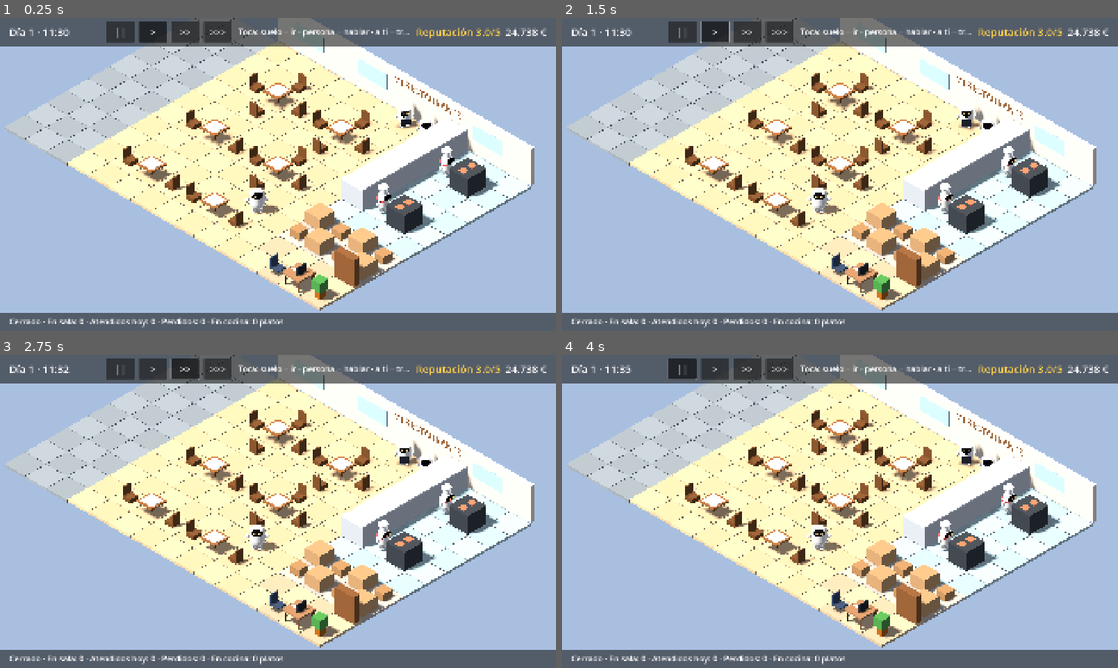
Above: before the commit, frames 1-4 (two rows, left to right).
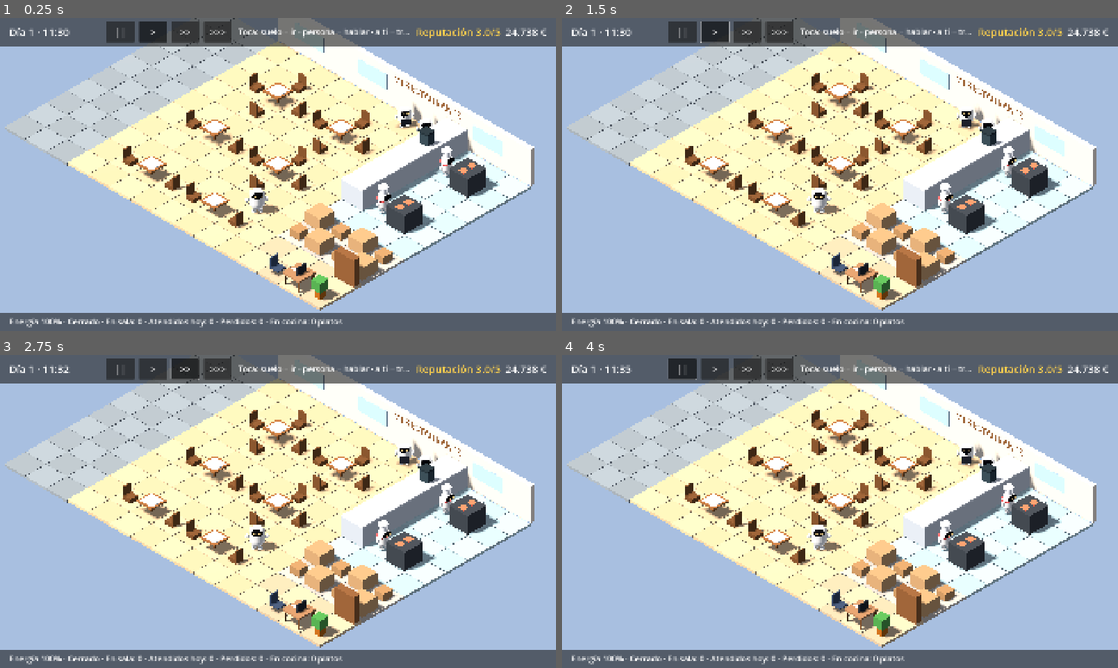
Above: after the commit, the same moments.

Repository: Fercho-93/Gestion_Restaurante
Game: Godot game, scene res://scenes/main/main.tscn
Two runs of this game, one before a commit and one after it. Both use one fixed random seed, a clock stepped at 60 frames per second and the inputs below.
Inputs:
- Up to frame 1 (0.25 s): no input
- Up to frame 2 (1.5 s): click "||" at 0.5 s; click ">" at 1.25 s
- Up to frame 3 (2.75 s): click ">>" at 2 s
- Up to frame 4 (4 s): click ">>>" at 2.75 s; click "||" at 3.5 s

The runs differ from the first frame. In frame 1, 0.8% of the frame differs, in the area x 1-80%, y 34-99%; in frame 2, 0.8%; in frame 3, 0.8%; in frame 4, 0.8%.

Commit message:
Cansancio del gestor y cafetera
El gestor tiene energía: baja con el día, más andando y mucho más
trabajando. Por debajo de la mitad va más lento y trata peor; agotado no
puede trabajar. La cafetera de la barra la recupera (tocarla o desde el
diálogo consigo mismo) y la noche la repone. Se le nota en la cara y se
muestra abajo en pantalla.

Co-Authored-By: Claude Opus 5.5 <noreply@anthropic.com>
Claude-Session: https://claude.ai/code/session_01RaC8gh2ZAzYGHrEh2JUJL9

Diff:
--- a/game/data/restaurant_start.json
+++ b/game/data/restaurant_start.json
@@ -14,7 +14,8 @@
 			{ "nombre": "Despacho", "rect": [8, 8, 4, 2], "color": "d9bf9b" }
 		],
 		"objetos": [
-			{ "id": "ordenador", "nombre": "Ordenador", "celda": [10, 9], "uso": [9, 9] }
+			{ "id": "ordenador", "nombre": "Ordenador", "celda": [10, 9], "uso": [9, 9] },
+			{ "id": "cafetera", "nombre": "Cafetera", "celda": [8, 1], "uso": [7, 1], "sentado": false }
 		],
 		"mesas": [
 			{ "celda": [2, 2], "plazas": 4 },
--- a/game/scenes/world3d/restaurant_world.gd
+++ b/game/scenes/world3d/restaurant_world.gd
@@ -274,19 +274,26 @@
 	_wave_left -= delta * maxf(1.0, Game.clock.speed)
 	var m := sim.manager
 	_gestor.position = to_world(m.mover.pos)
-	_gestor.eyes = Bot.Eyes.FELIZ
 	if m.mover.is_moving() and not m.mover.blocked:
 		_gestor.pose = Bot.Pose.ANDANDO
 		_gestor.face_direction(to_world(m.mover.facing))
 	elif m.state == Manager.State.USANDO:
-		_gestor.pose = Bot.Pose.SENTADO
 		var cell: Vector2i = sim.layout.objects[m.using]["celda"]
+		_gestor.pose = Bot.Pose.SENTADO if sim.layout.objects[m.using]["sentado"] else Bot.Pose.DE_PIE
 		_gestor.face_direction(to_world(Vector2(cell)) - _gestor.position)
 	elif m.state == Manager.State.TRABAJANDO:
 		_pose_for_task(_gestor, m.mover, m.task)
 	else:
 		_gestor.pose = Bot.Pose.DE_PIE
-	_gestor.carrying = m.task.get("tipo", "") == "servir" and m.task.get("fase", "") == "ir_mesa"
+	_gestor.carrying = (m.task.get("tipo", "") == "servir" and m.task.get("fase", "") == "ir_mesa") \
+			or (m.state == Manager.State.USANDO and m.using == "cafetera")
+	# El cansancio se le nota en la cara.
+	if m.energy < 20.0:
+		_gestor.eyes = Bot.Eyes.CERRADOS
+		_gestor.set_thought("Zzz", Color("90a4ae"))
+	else:
+		_gestor.eyes = Bot.Eyes.NORMAL if m.energy < 50.0 else Bot.Eyes.FELIZ
+		_gestor.set_thought("")
 	_gestor.waving = _wave_left > 0.0 and m.state == Manager.State.LIBRE
 
 
@@ -384,6 +391,7 @@
 			mat.emission_enabled = true
 			mat.emission = Color("e2553b")
 	_build_office()
+	_build_coffee_machine()
 	for zone in layout.zones:
 		if not zone["bloqueada"]:
 			continue
@@ -394,6 +402,21 @@
 					_box(Vector3(0.7, 0.5, 0.7), Vector3(x, 0.25, y), Color("c49a6c"))
 				else:
 					_box(Vector3(0.45, 0.3, 0.45), Vector3(x, 0.15, y), Color("b5885a"))
+
+
+## Cafetera sobre la barra, con su lucecita y una taza.
+func _build_coffee_machine() -> void:
+	if not sim.layout.objects.has("cafetera"):
+		return
+	var c: Vector2i = sim.layout.objects["cafetera"]["celda"]
+	var base := Vector3(c.x, 0.85, c.y)
+	_box(Vector3(0.4, 0.42, 0.34), base + Vector3(0.05, 0.21, 0), Color("37474f"))
+	_box(Vector3(0.42, 0.06, 0.36), base + Vector3(0.05, 0.45, 0), Color("263238"))
+	var light := _box(Vector3(0.04, 0.04, 0.04), base + Vector3(-0.16, 0.34, 0.1), Color("ef5350"))
+	var mat := light.material_override as StandardMaterial3D
+	mat.emission_enabled = true
+	mat.emission = Color("ef5350")
+	_box(Vector3(0.1, 0.1, 0.1), base + Vector3(-0.2, 0.05, -0.05), Color("fafafa"))
 
 
 ## Despacho: mesa con ordenador, silla del gestor, estantería y planta.
--- a/game/simulation/conversation.gd
+++ b/game/simulation/conversation.gd
@@ -44,6 +44,8 @@
 	var e = target["entity"]
 	var list := []
 	if e is Manager:
+		if e.energy < 90.0:
+			list.append({ "id": "cafe", "texto": "Ir a tomar un café", "trabajo": true })
 		if e.covering != "sala":
 			list.append({ "id": "cubrir_sala", "texto": "Ponerme a atender mesas", "trabajo": true })
 		if e.covering != "limpieza":
@@ -93,12 +95,13 @@
 static func opening(target: Dictionary, sim: RestaurantSim) -> String:
 	var e = target["entity"]
 	if e is Manager:
+		var tired := "" if e.energy >= 70.0 else " (Estoy %s.)" % e.energy_word()
 		match e.covering:
 			"sala":
-				return "Estoy atendiendo mesas. ¿Sigo o hago otra cosa?"
+				return "Estoy atendiendo mesas. ¿Sigo o hago otra cosa?" + tired
 			"limpieza":
-				return "Estoy limpiando el local. ¿Sigo o hago otra cosa?"
-		return "¿Qué hago ahora?"
+				return "Estoy limpiando el local. ¿Sigo o hago otra cosa?" + tired
+		return "¿Qué hago ahora?" + tired
 	if e is StaffMember:
 		var mood_hint := "" if e.moral >= 40.0 else " (Se le ve cansado.)"
 		if e.puesto == StaffMember.ROLE_COOK:
@@ -139,6 +142,9 @@
 	var e = target["entity"]
 	if e is Manager:
 		match option_id:
+			"cafe":
+				sim.order_manager_use("cafetera")
+				return "Un cafecito y como nuevo."
 			"cubrir_sala":
 				sim.set_manager_covering("sala")
 				return "Manos a la obra: a atender mesas."
--- a/game/simulation/manager.gd
+++ b/game/simulation/manager.gd
@@ -32,6 +32,11 @@
 var covering := ""
 ## Trato con los clientes: el jefe suele caer bien.
 var trato := 80.0
+## Energía de 0 a 100: baja con el día (más andando y trabajando); el café y la noche la
+## recuperan. Por debajo de 50 va más lento y trata peor; a 0 está agotado.
+var energy := 100.0
+## Minutos que le quedan tomándose el café.
+var coffee_left := 0.0
 ## Textos para describir la orden actual (los pone quien da la orden).
 var talk_name := ""
 var walk_zone := ""
@@ -114,13 +119,27 @@
 	return {}
 
 
-## Rapidez al trabajar (como la de un camarero).
+## Rapidez al trabajar (como la de un camarero): baja con el cansancio.
 func speed_factor() -> float:
-	return 1.1
+	return 1.1 * (0.6 + 0.4 * clampf(energy / 50.0, 0.0, 1.0))
 
 
 func effective_trato() -> float:
-	return trato
+	return trato * (0.7 + 0.3 * clampf(energy / 50.0, 0.0, 1.0))
+
+
+func exhausted() -> bool:
+	return energy <= 0.0
+
+
+func energy_word() -> String:
+	if energy >= 70.0:
+		return "con energía"
+	if energy >= 40.0:
+		return "algo cansado"
+	if energy > 0.0:
+		return "muy cansado"
+	return "agotado"
 
 
 func describe() -> String:
@@ -130,12 +149,16 @@
 		State.ANDANDO:
 			if target_object == "ordenador":
 				return "Yendo al ordenador"
+			if target_object == "cafetera":
+				return "Yendo a por un café"
 			if not talk_target.is_empty():
 				return "Yendo a hablar con " + talk_name if talk_name != "" else "Yendo a hablar"
 			if blocked_time > 0.0:
 				return "Esperando a que le dejen pasar"
 			return "Yendo a " + walk_zone if walk_zone != "" else "Andando"
 		State.USANDO:
+			if using == "cafetera":
+				return "Tomándose un café"
 			return "En el ordenador" if using == "ordenador" else "Usando " + using
 		State.HABLANDO:
 			return "Hablando con " + talk_name if talk_name != "" else "Hablando"
--- a/game/simulation/restaurant_layout.gd
+++ b/game/simulation/restaurant_layout.gd
@@ -67,7 +67,8 @@
 		waiter_homes.append(v2i(c))
 	manager_home = v2i(d["puesto_gestor"])
 	for o in d.get("objetos", []):
-		objects[o["id"]] = { "nombre": o["nombre"], "celda": v2i(o["celda"]), "uso": v2i(o["uso"]) }
+		objects[o["id"]] = { "nombre": o["nombre"], "celda": v2i(o["celda"]), "uso": v2i(o["uso"]),
+				"sentado": o.get("sentado", true) }
 	ambiente = float(d["ambiente"])
 	limpieza = float(d["limpieza"])
 	for c in d["cola"]:
@@ -116,7 +117,8 @@
 			_sittable[seat] = true
 	for o in objects.values():
 		astar.set_point_solid(o["celda"])
-		_sittable[o["uso"]] = true
+		if o["sentado"]:
+			_sittable[o["uso"]] = true
 	for seat in _sittable:
 		astar.set_point_solid(seat)
 	# Quien pasa por la calle evita la fila de la cola (como haría la gente).
--- a/game/simulation/restaurant_sim.gd
+++ b/game/simulation/restaurant_sim.gd
@@ -27,6 +27,10 @@
 const REGULAR_NAMES := ["Don Ramón", "Doña Encarna", "Pepe el del quiosco", "Sofía", "Tomás", "Luisa"]
 ## Lo que cuesta la tarta de cumpleaños que invita la casa.
 const CAKE_COST := 6.0
+## Energía del gestor: lo que gasta por minuto según lo que hace, y lo que da un café.
+const ENERGY_DRAIN := { "base": 0.05, "andando": 0.05, "trabajando": 0.09 }
+const COFFEE_MINUTES := 2.0
+const COFFEE_ENERGY := 35.0
 ## Tráfico: si alguien no puede avanzar, cada tanto busca otro camino; si sigue
 ## atascado, se aparta a un lado; y como último recurso pasa igualmente.
 const REPLAN_EVERY := 0.5
@@ -206,6 +210,9 @@
 
 ## El gestor hace él mismo una tarea de sala: {tipo, grupo|mesa|celda}.
 func order_manager_task(task: Dictionary) -> void:
+	if manager.exhausted():
+		announcement.emit("Estás demasiado cansado para trabajar: tómate un café", manager.mover.last_cell)
+		return
 	_end_talk()
 	_stop_manager_work()
 	manager.stop()
@@ -215,6 +222,9 @@
 
 ## Trabajo continuo del gestor: "sala" (atender mesas), "limpieza" o "" (dejarlo).
 func set_manager_covering(mode: String) -> void:
+	if mode != "" and manager.exhausted():
+		announcement.emit("Estás demasiado cansado para trabajar: tómate un café", manager.mover.last_cell)
+		return
 	_end_talk()
 	_stop_manager_work()
 	manager.stop()
@@ -360,7 +370,32 @@
 				return
 
 
+## Cansancio del gestor: se gasta energía, el café la recupera y agotado no puede trabajar.
+func _update_manager_energy(dt: float) -> void:
+	var m := manager
+	var drain: float = ENERGY_DRAIN["base"]
+	if m.state == Manager.State.TRABAJANDO:
+		drain += ENERGY_DRAIN["trabajando"]
+	elif m.mover.is_moving():
+		drain += ENERGY_DRAIN["andando"]
+	if m.state == Manager.State.USANDO and m.using == "cafetera":
+		drain = 0.0
+		m.coffee_left -= dt
+		if m.coffee_left <= 0.0:
+			m.energy = minf(100.0, m.energy + COFFEE_ENERGY)
+			m.stop()
+	var was_ok := not m.exhausted()
+	m.energy = maxf(0.0, m.energy - drain * dt)
+	m.mover.speed = Mover.BASE_SPEED * m.speed_factor()
+	if was_ok and m.exhausted():
+		_stop_manager_work()
+		if m.state == Manager.State.TRABAJANDO:
+			m.state = Manager.State.LIBRE
+		announcement.emit("Estás agotado: tómate un café para recuperarte", m.mover.last_cell)
+
+
 func _update_manager(dt: float) -> void:
+	_update_manager_energy(dt)
 	# Trabajando en sala (una tarea suelta o atendiendo/limpiando de continuo).
 	if manager.state == Manager.State.TRABAJANDO or (manager.state == Manager.State.LIBRE and manager.covering != ""):
 		_walk(manager.mover, "m", dt)
@@ -388,6 +423,8 @@
 	var event := manager.step(dt, layout, cells_taken_by_others("m"), can_enter,
 			person_cell(target) if not target.is_empty() else null)
 	if event.has("usar"):
+		if event["usar"] == "cafetera":
+			manager.coffee_left = COFFEE_MINUTES
 		manager_started_using.emit(event["usar"])
 	elif event.has("hablar"):
 		var who = event["hablar"]["entity"]
@@ -959,6 +996,8 @@
 
 
 func _close_day() -> void:
+	# Por la noche el gestor descansa.
+	manager.energy = 100.0
 	# El servicio de limpieza de la noche deja el local impecable para mañana.
 	for t in layout.tables:
 		t.dirty = false
--- a/game/tests/run_tests.gd
+++ b/game/tests/run_tests.gd
@@ -27,6 +27,7 @@
 	test_talk_effects()
 	test_manager_works_and_cleaning()
 	test_room_life()
+	test_manager_energy()
 	await test_camera_follows_fingers()
 	print("\n%d comprobaciones, %d fallos" % [_checks, _failures])
 	quit(1 if _failures > 0 else 0)
@@ -655,3 +656,44 @@
 			break
 	check(played, "el niño se levanta a jugar")
 	check(family.child_state == "" and family.members[2].last_cell == family.table.seats[2], "y vuelve a su sitio")
+
+
+func test_manager_energy() -> void:
+	var sim := RestaurantSim.new(load_data(), 12 * 60, 8)
+	var m := sim.manager
+	# Parado gasta poco; trabajando, bastante más.
+	var e0 := m.energy
+	for i in 600:
+		sim.update(0.1)
+	var idle_drain := e0 - m.energy
+	check(idle_drain > 0.0, "el día cansa aunque no haga nada")
+	sim.set_manager_covering("limpieza")
+	sim.stains[Vector2i(0, 0)] = null
+	sim.stains[Vector2i(7, 9)] = null
+	var e1 := m.energy
+	for i in 600:
+		sim.update(0.1)
+	check(e1 - m.energy > idle_drain, "trabajar cansa más que estar parado")
+	# Agotado: más lento y sin poder trabajar.
+	var fast := m.speed_factor()
+	m.energy = 0.1
+	for i in 20:
+		sim.update(0.1)
+	check(m.exhausted(), "se puede llegar a estar agotado")
+	check(m.covering == "" and m.state != Manager.State.TRABAJANDO, "agotado, deja de trabajar")
+	check(m.speed_factor() < fast, "cansado va más lento")
+	sim.set_manager_covering("sala")
+	check(m.covering == "", "agotado no puede ponerse a trabajar")
+	# Un café le recupera.
+	sim.order_manager_use("cafetera")
+	for i in 400:
+		sim.update(0.1)
+		if m.energy > 20.0:
+			break
+	check(m.energy >= RestaurantSim.COFFEE_ENERGY - 1.0, "el café le devuelve la energía")
+	check(m.state == Manager.State.LIBRE, "después del café queda libre")
+	# Por la noche descansa del todo.
+	m.energy = 30.0
+	while sim.minutes < 24 * 60 + 1:
+		sim.update(0.25)
+	check(m.energy >= 99.0, "por la noche recupera toda la energía")
--- a/game/ui/hud.gd
+++ b/game/ui/hud.gd
@@ -52,8 +52,8 @@
 	money_label.text = "%s €" % format_money(sim.finances.money)
 	rating_label.text = "Reputación %.1f/5" % sim.average_stars()
 	var status := "Abierto" if sim.is_open_for_new_customers() else "Cerrado"
-	stats_label.text = "%s · En sala: %d · Atendidos hoy: %d · Perdidos: %d · En cocina: %d platos" % [
-		status, sim.customers_inside(), sim.day_stats["clientes_servidos"],
+	stats_label.text = "Energía %d%% · %s · En sala: %d · Atendidos hoy: %d · Perdidos: %d · En cocina: %d platos" % [
+		roundi(sim.manager.energy), status, sim.customers_inside(), sim.day_stats["clientes_servidos"],
 		sim.day_stats["grupos_perdidos"], sim.kitchen_queue.size() + _dishes_cooking()]
 
 
Not shown, changed: README.md
Not shown, changed: docs/GDD.md
